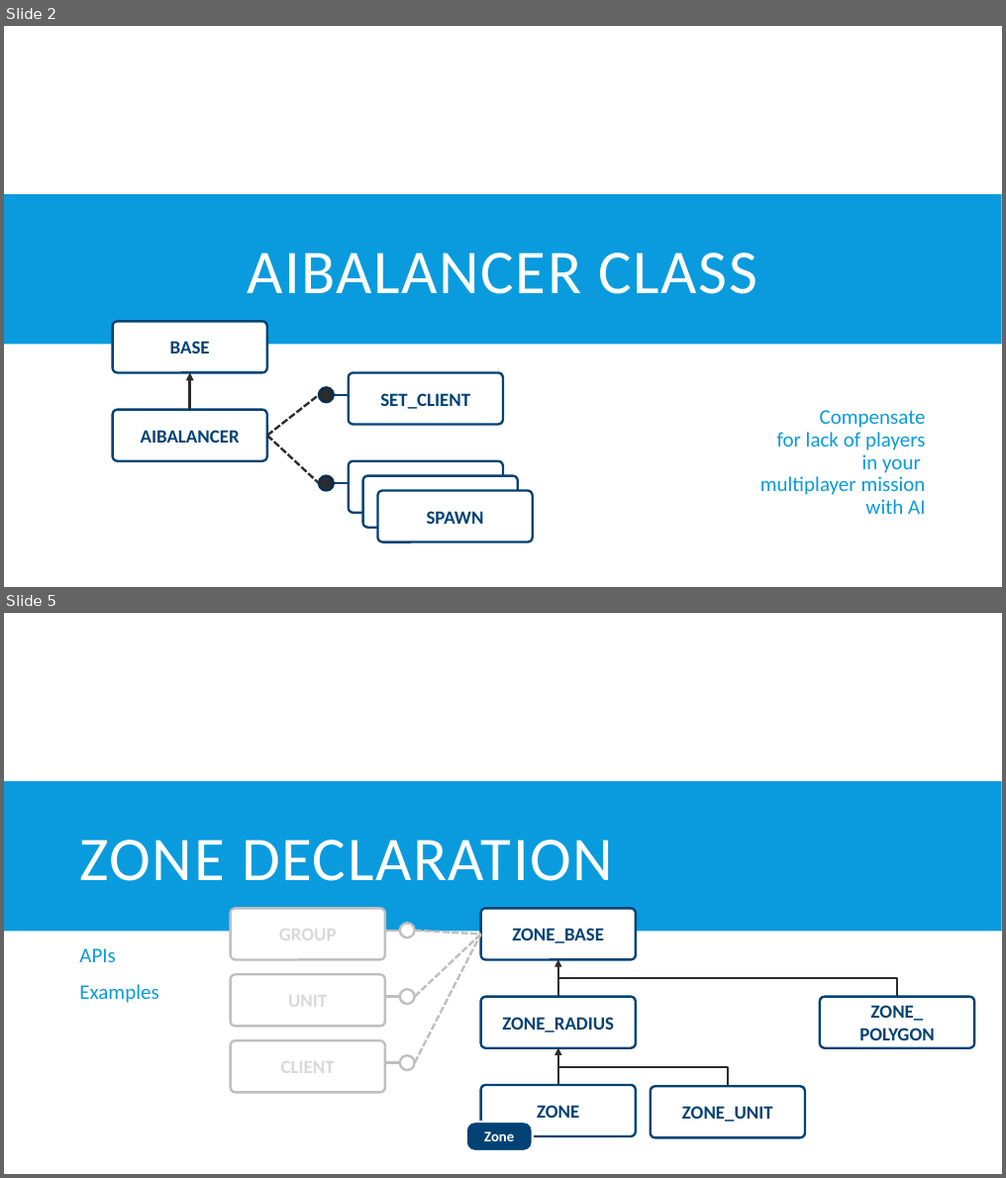
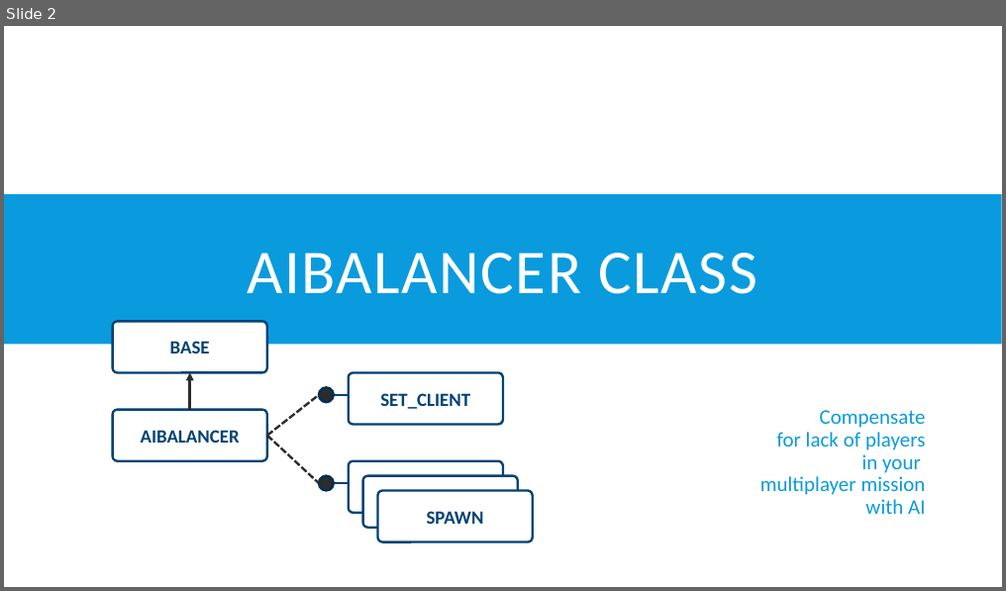
Before and after one commit to FlightControl-Master/MOOSE, a slide deck: Moose Training/Presentations/DCS World - MOOSE - AI Balancer.pptx. Shown one above the other, each under a label of ours: slides 2 and 5 before the commit, slide 2 after it; the slides between them are not shown. The pictures are 1006x1178 and 1006x591 pixels, drawn with LibreOffice and Linux fonts; fonts in the diff are those of the drawing; background and template pictures are left out. Boxes give left, top, right and bottom in pixels: in the first picture for what was removed or moved away, otherwise in the second. Text is boxed around its words. In the diff, an @@ line names an element or a change of style, - is before the commit and + after.

```diff
--- a/Moose Training/Presentations/DCS World - MOOSE - AI Balancer.pptx
+++ b/Moose Training/Presentations/DCS World - MOOSE - AI Balancer.pptx
@@ slide 5 removed at (4, 613, 1002, 1174), background #FFFFFF; not listed: 1 template element that a slide beside it also shows @@
@@ title removed at (79, 840, 613, 881) @@
-ZONE DECLARATION
@@ rounded rectangle removed at (230, 909, 385, 960) @@
-GROUP
@@ rounded rectangle removed at (481, 909, 636, 960) @@
-ZONE_BASE
@@ line removed from (400, 931) to (385, 931) @@
@@ ellipse removed at (400, 923, 415, 938) @@
@@ line removed from (415, 931) to (481, 934) @@
@@ line removed from (415, 997) to (481, 934) @@
@@ line removed from (415, 1062) to (481, 934) @@
@@ text removed at (79, 949, 158, 1003) @@
-APIs
-Examples
@@ arrow removed from (558, 997) to (558, 960) @@
@@ elbow arrow removed from (897, 997) to (558, 960) @@
@@ rounded rectangle removed at (230, 974, 385, 1026) @@
-UNIT
@@ line removed from (400, 997) to (385, 997) @@
@@ ellipse removed at (400, 989, 415, 1004) @@
@@ rounded rectangle removed at (481, 997, 636, 1049) @@
-ZONE_RADIUS
@@ rounded rectangle removed at (820, 997, 975, 1049) @@
-ZONE_
-POLYGON
@@ rounded rectangle removed at (230, 1042, 385, 1093) @@
-CLIENT
@@ ellipse removed at (400, 1057, 415, 1071) @@
@@ arrow removed from (558, 1085) to (558, 1049) @@
@@ elbow arrow removed from (728, 1087) to (558, 1049) @@
@@ line removed from (400, 1062) to (385, 1062) @@
@@ rounded rectangle removed at (481, 1085, 636, 1137) @@
-ZONE
@@ rounded rectangle removed at (650, 1087, 805, 1139) @@
-ZONE_UNIT
@@ rounded rectangle removed at (466, 1122, 533, 1152) @@
-Zone
```
Also in this commit, not shown: 2 slides changed, 8 slides added, 3 other files.
